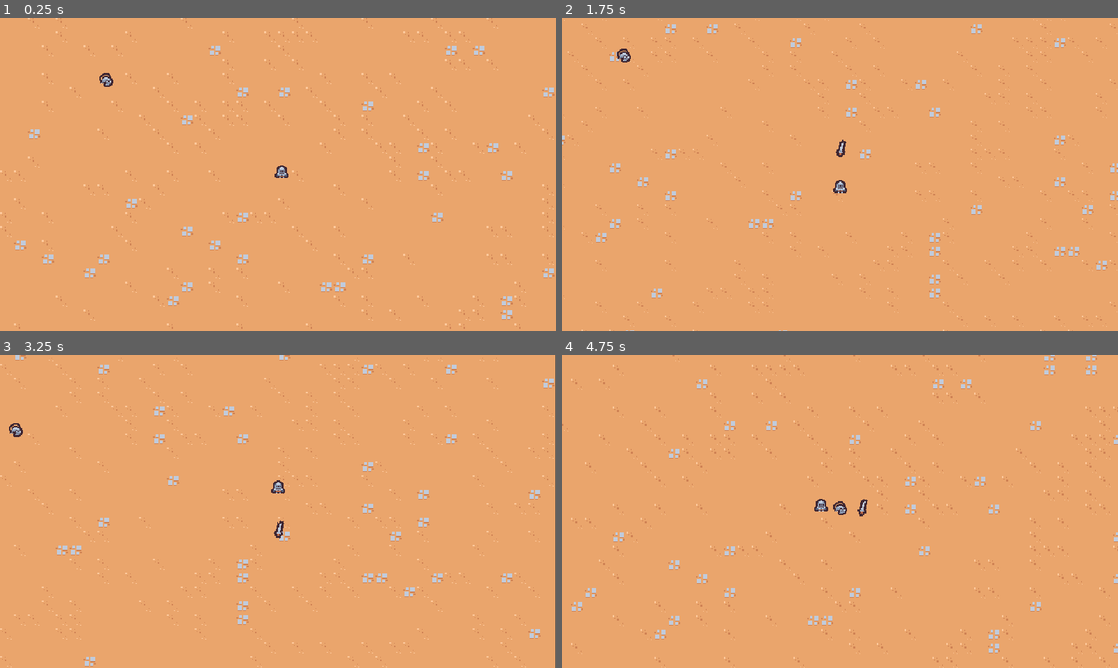
Above: before the commit, frames 1-4 (two rows, left to right).
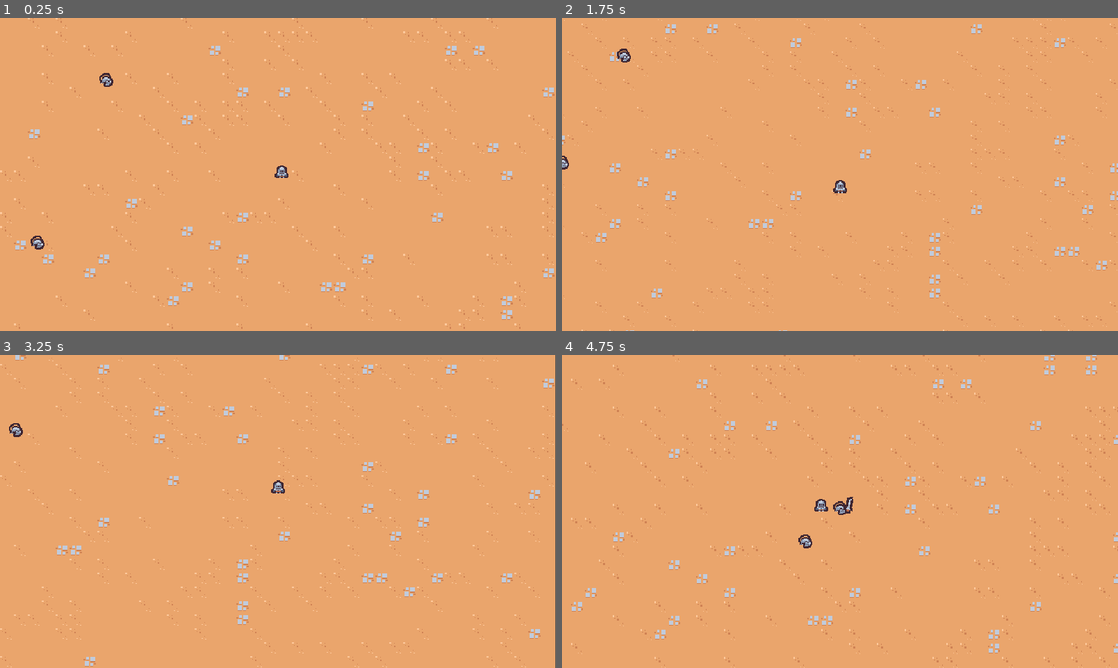
Above: after the commit, the same moments.

Repository: afarber/2DSurvivorsCourse
Game: Godot game, scene res://scenes/main/main.tscn
Same seed, same stepped clock (60 frames per second), same inputs: the game is played once before the commit and once after it.
Inputs:
- Up to frame 1 (0.25 s): no input
- Up to frame 2 (1.75 s): hold D (move_right) 0.53-1.28 s; hold S (move_down) from 1.28 s (still down)
- Up to frame 3 (3.25 s): release S (move_down) at 2.03 s; hold D (move_right) 2.03-2.78 s; hold W (move_up) from 2.78 s (still down)
- Up to frame 4 (4.75 s): release W (move_up) at 3.53 s; hold A (move_left) from 3.53 s (still down)

The runs differ from the first frame. In frame 1, less than 0.1% of the frame differs, in the area x 5-8%, y 69-74%; in frame 2, 0.1%; in frame 3, less than 0.1%; in frame 4, 0.2%, in the area x 42-55%, y 45-62%.

Commit message:
Attack the closest enemy by sword

Diff:
--- a/scenes/ability/sword_ability_controller/sword_ability_controller.gd
+++ b/scenes/ability/sword_ability_controller/sword_ability_controller.gd
@@ -1,4 +1,7 @@
 extends Node
+
+
+const MAX_RANGE = 150
 
 
 @export var sword_ability:PackedScene
@@ -14,6 +17,19 @@
 	if player_node == null:
 		return
 
+	# find all enemies with MAX_RANGE distance to the player
+	var enemies = get_tree().get_nodes_in_group("enemy").filter(func(enemy: Node2D):
+		return enemy.global_position.distance_squared_to(player_node.global_position) < MAX_RANGE * MAX_RANGE
+	)
+	if enemies.size() == 0:
+		return
+
+	enemies.sort_custom(func(a: Node2D, b: Node2D):
+		var a_distance = a.global_position.distance_squared_to(player_node.global_position)
+		var b_distance = b.global_position.distance_squared_to(player_node.global_position)
+		return a_distance < b_distance
+	)
+
 	var sword_instance = sword_ability.instantiate() as Node2D
 	player_node.get_parent().add_child(sword_instance)
-	sword_instance.global_position = player_node.global_position
+	sword_instance.global_position = enemies[0].global_position
--- a/scenes/basic_enemy/basic_enemy.tscn
+++ b/scenes/basic_enemy/basic_enemy.tscn
@@ -6,7 +6,7 @@
 [sub_resource type="CircleShape2D" id="CircleShape2D_cxitm"]
 radius = 5.0
 
-[node name="BasicEnemy" type="CharacterBody2D"]
+[node name="BasicEnemy" type="CharacterBody2D" groups=["enemy"]]
 script = ExtResource("1_qsune")
 
 [node name="Sprite2D" type="Sprite2D" parent="."]
--- a/scenes/main/main.tscn
+++ b/scenes/main/main.tscn
@@ -21,3 +21,7 @@
 [node name="BasicEnemy" parent="." instance=ExtResource("4_jikdg")]
 position = Vector2(-166, -74)
 collision_layer = 0
+
+[node name="BasicEnemy2" parent="." instance=ExtResource("4_jikdg")]
+position = Vector2(-246, 126)
+collision_layer = 0
